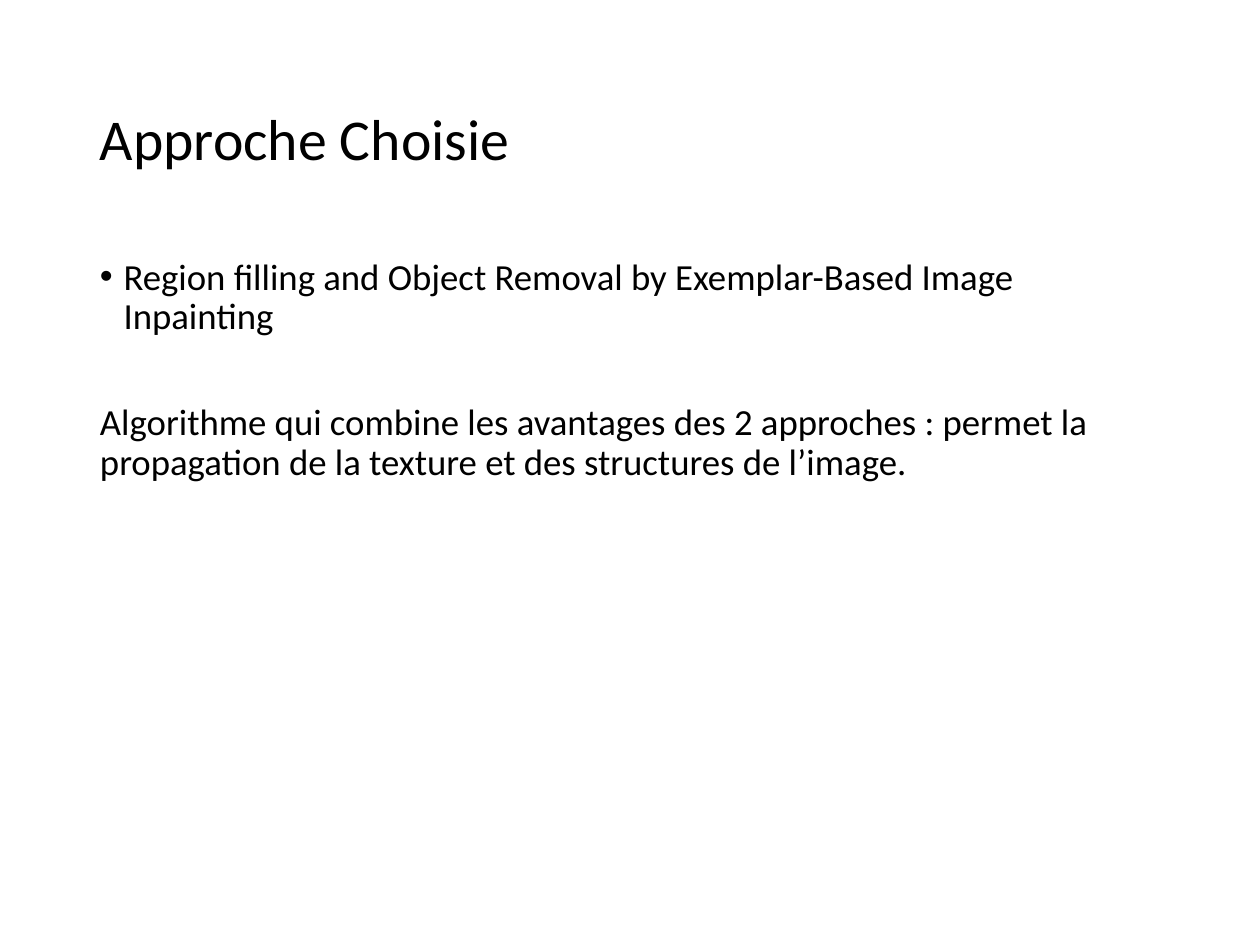
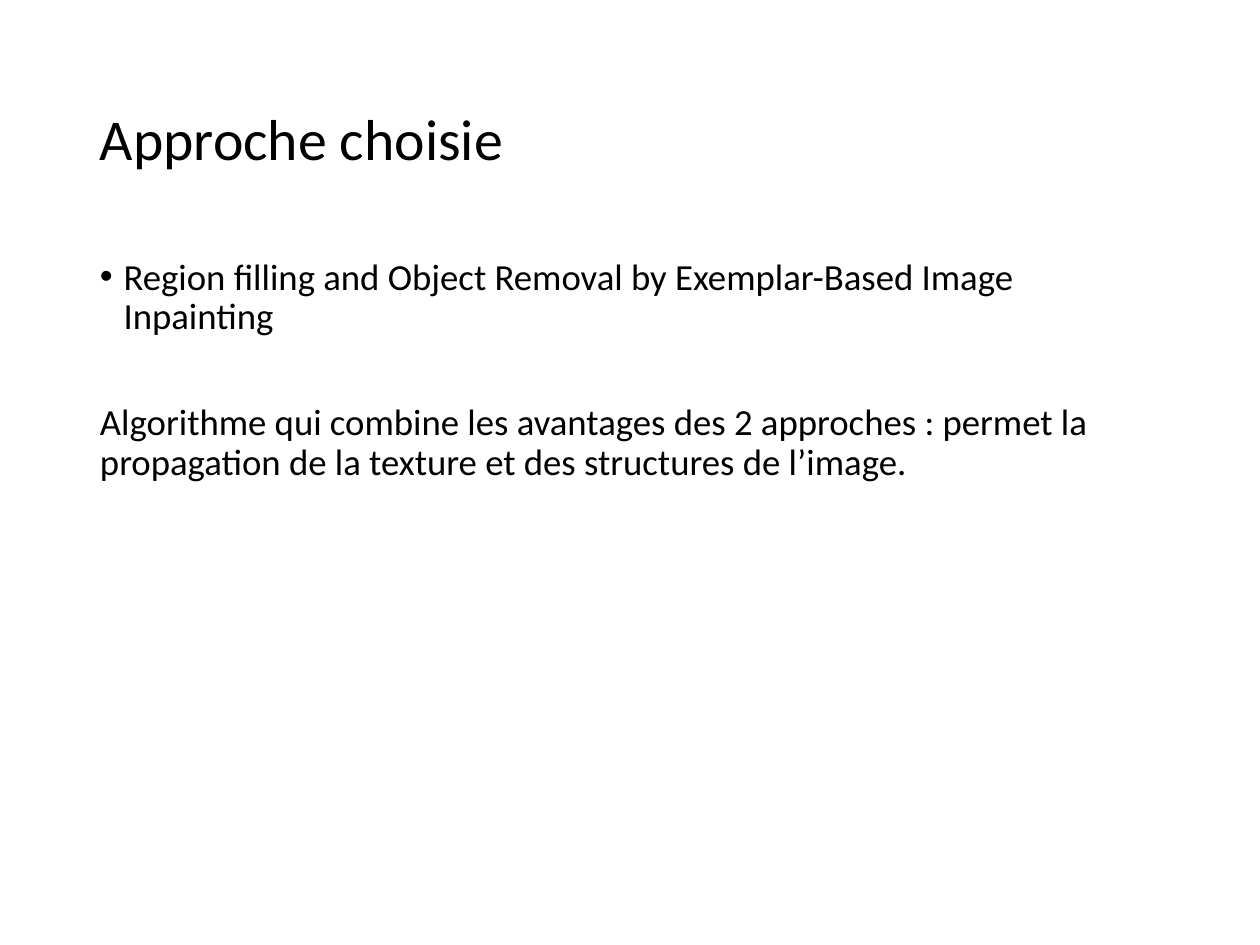
Before and after one commit to CharlyGirotNYU/Inpainting, a slide deck: slide 11 of ppt/Inpainting.pptx. Drawn at 1260x945 pixels with LibreOffice and Linux fonts; fonts in the diff are those of the drawing. Boxes give left, top, right and bottom in pixels: in the first picture for what was removed or moved away, otherwise in the second. Text is boxed around its words. In the diff, an @@ line names an element or a change of style, - is before the commit and + after.

```diff
--- a/ppt/Inpainting.pptx
+++ b/ppt/Inpainting.pptx
@@ title at (100, 120, 503, 170): text changed @@
-Approche Choisie
+Approche choisie
```
Also in this commit, not shown: 6 other slides changed, 7 slides added, 2 slides removed.
